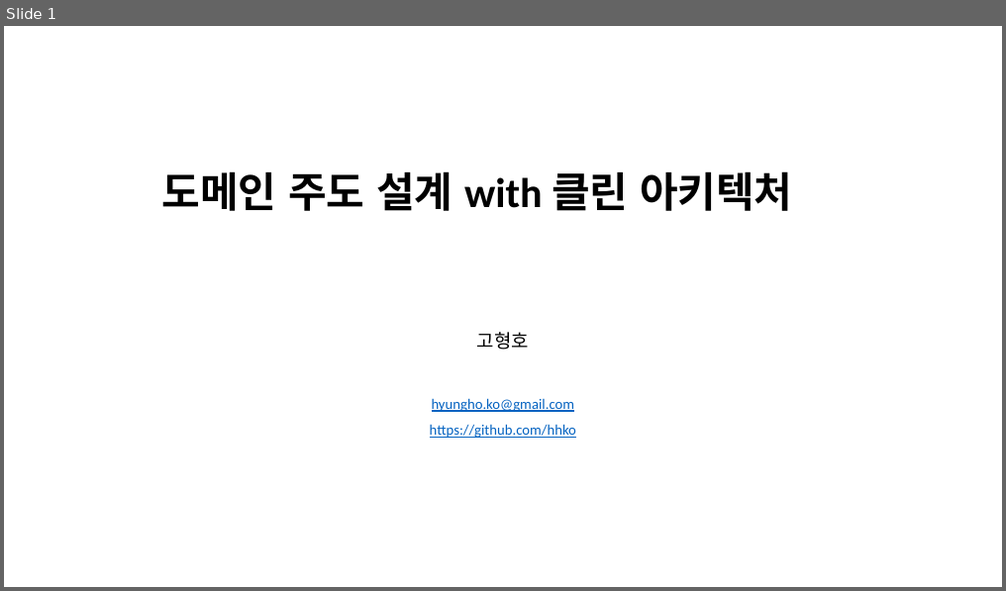
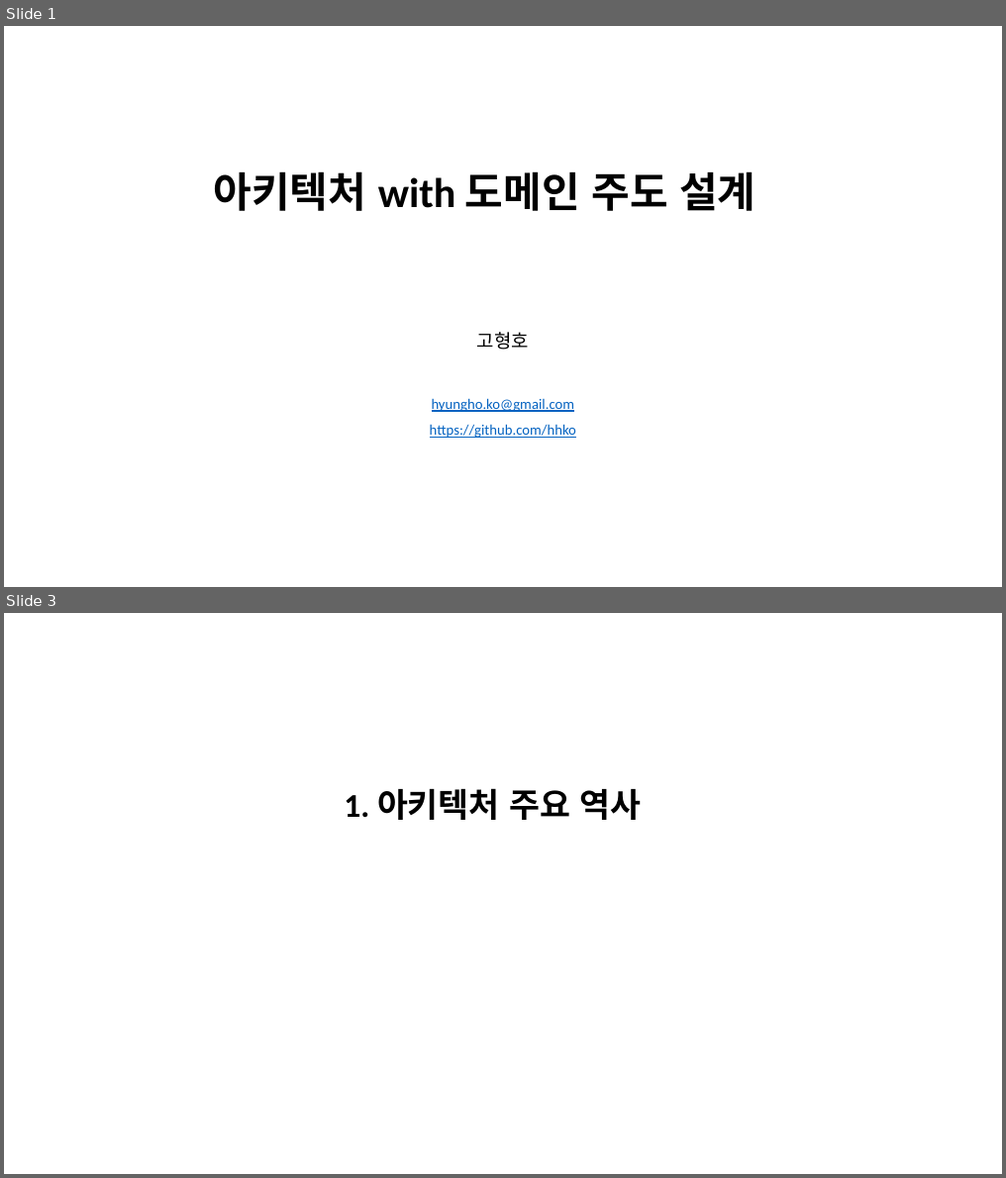
Before and after one commit to hhko/ArchDdd, a slide deck: README.pptx. Shown one above the other, each under a label of ours: slide 1 before the commit, slides 1 and 3 after it; the slides between them are not shown. The pictures are 1006x591 and 1006x1178 pixels, drawn with LibreOffice and Linux fonts; fonts in the diff are those of the drawing. Boxes give left, top, right and bottom in pixels: in the first picture for what was removed or moved away, otherwise in the second. Text is boxed around its words. In the diff, an @@ line names an element or a change of style, - is before the commit and + after.

Commit message:
docs: 아키텍처 개요 추가

```diff
--- a/README.pptx
+++ b/README.pptx
@@ slide 3 added at [4, 613, 1002, 1174], background #FFFFFF @@
@@ text added at [344, 788, 641, 820], 32 pt, text #000000, bold @@
+1. 아키텍처 주요 역사
@@ slide 1 changed as well @@
@@ text at [214, 172, 755, 211]: text changed @@
-도메인 주도 설계 with 클린 아키텍처
+아키텍처 with 도메인 주도 설계
```
Also in this commit, not shown: 3 other slides changed, 47 other slides added.
